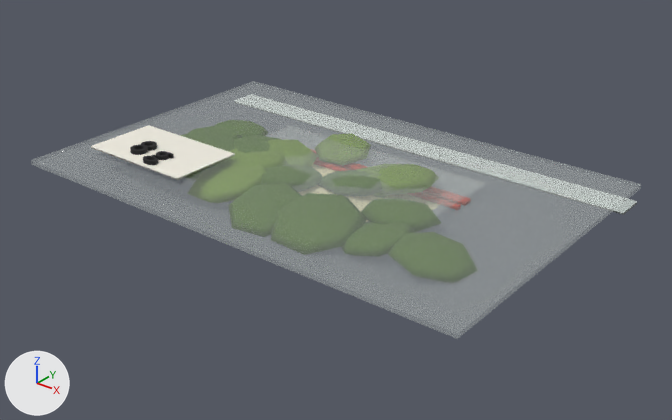
The glTF model godot/assets/models/paczka_start.glb, before and after one commit.
The view is the same before and after, from a 50 mm camera at (0.211, -0.258, 0.154) aimed at (0.007, -0.003, -0.005). The lights are fixed; the arrows at lower left show +X, +Y and +Z. The picture after the commit comes second. Where no turn or scale is listed for an object, it has been applied to the vertices. Vertices at exactly the same position are counted once.

Objects in the first picture: 'ZioloFolia', 'ZioloSrodek'.
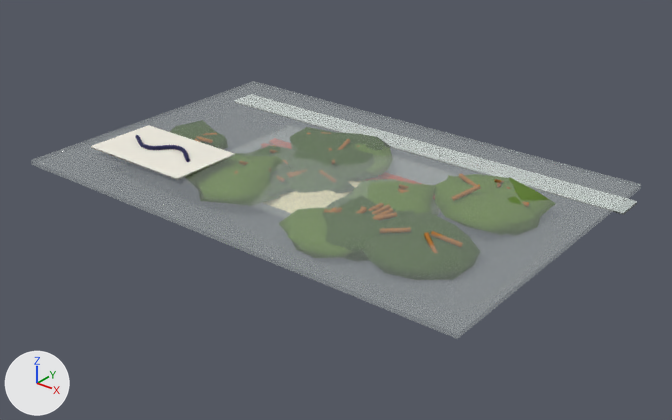
Pixel boxes [x1, y1, x2, y2] of what changed, in the pictures (672 x 420 px):
'ZioloSrodek', reshaped, moved, turned: before [91, 125, 637, 215]; after [91, 125, 637, 245]
part 1 of me_ziolosrodek, deleted: before [130, 141, 174, 165]
part 2 of me_ziolosrodek, reshaped: before [127, 132, 234, 177]; after [127, 132, 550, 245]

The change in detail:
me_ziolosrodek is used by ob_ziolosrodek; parent ob_ziolo; location (-0.0247, -0.0269, 0.002); rotation (-0.171, 0.0144, 2.297), in degrees (-10, 0.8, 132).
me_ziolosrodek had 1466 vertices, 2820 faces and spanned x -0.077..0.117, y -0.151..0.054, z -0.027..0.023.
me_ziolosrodek now has 1294 vertices, 2320 faces and spans x -0.136..0.063, y -0.099..0.034, z 0.0..0.015.
me_ziolosrodek part 1: 11 loose pieces with 1103 vertices, spanning x -0.077..0.068, y -0.081..0.037, z -0.014..0.022, are deleted.
me_ziolosrodek part 2: 258 vertices removed from x -0.054..0.052, y -0.062..0.054, z -0.009..0.023; 967 vertices added at x -0.136..0.063, y -0.099..0.034, z 0.0..0.015.
Other edits to the shape of me_ziolosrodek do not show in these pictures.
Object 'ZioloSrodek' (ob_ziolosrodek) moves from (-0.0247, -0.0269, 0.002) to (-0.024, -0.0256, 0.0015).
Object 'ZioloSrodek' (ob_ziolosrodek) turns from (-10, 0.8, 132) to (0, 0, -171) degrees about x, y and z.
